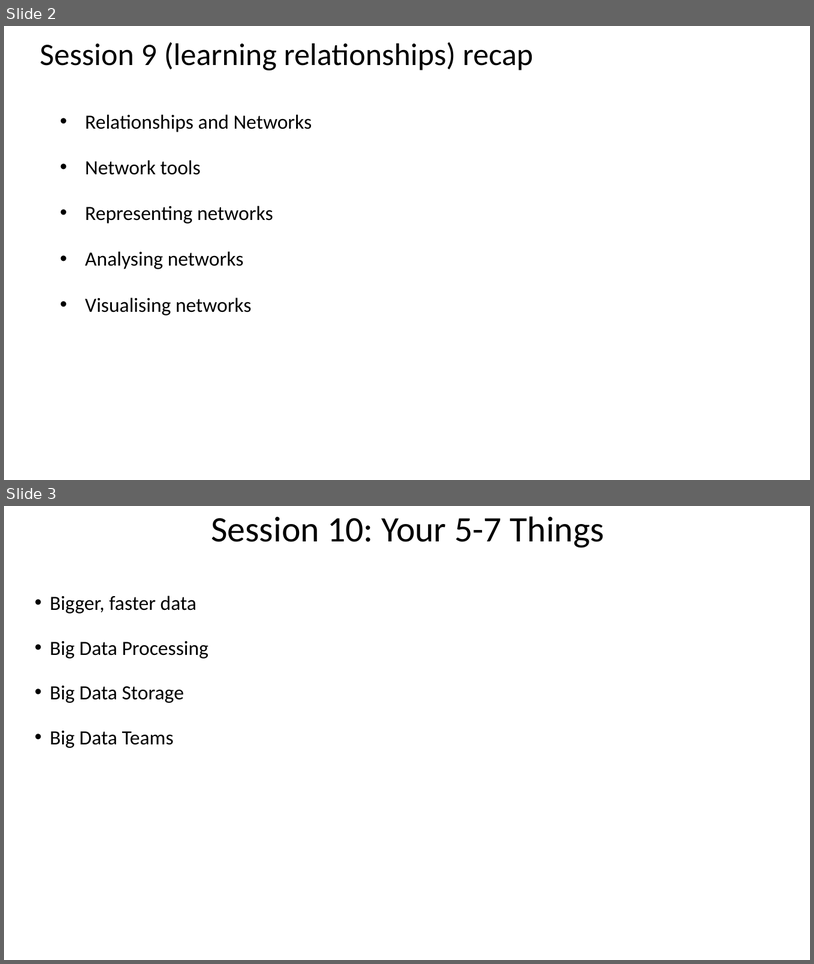
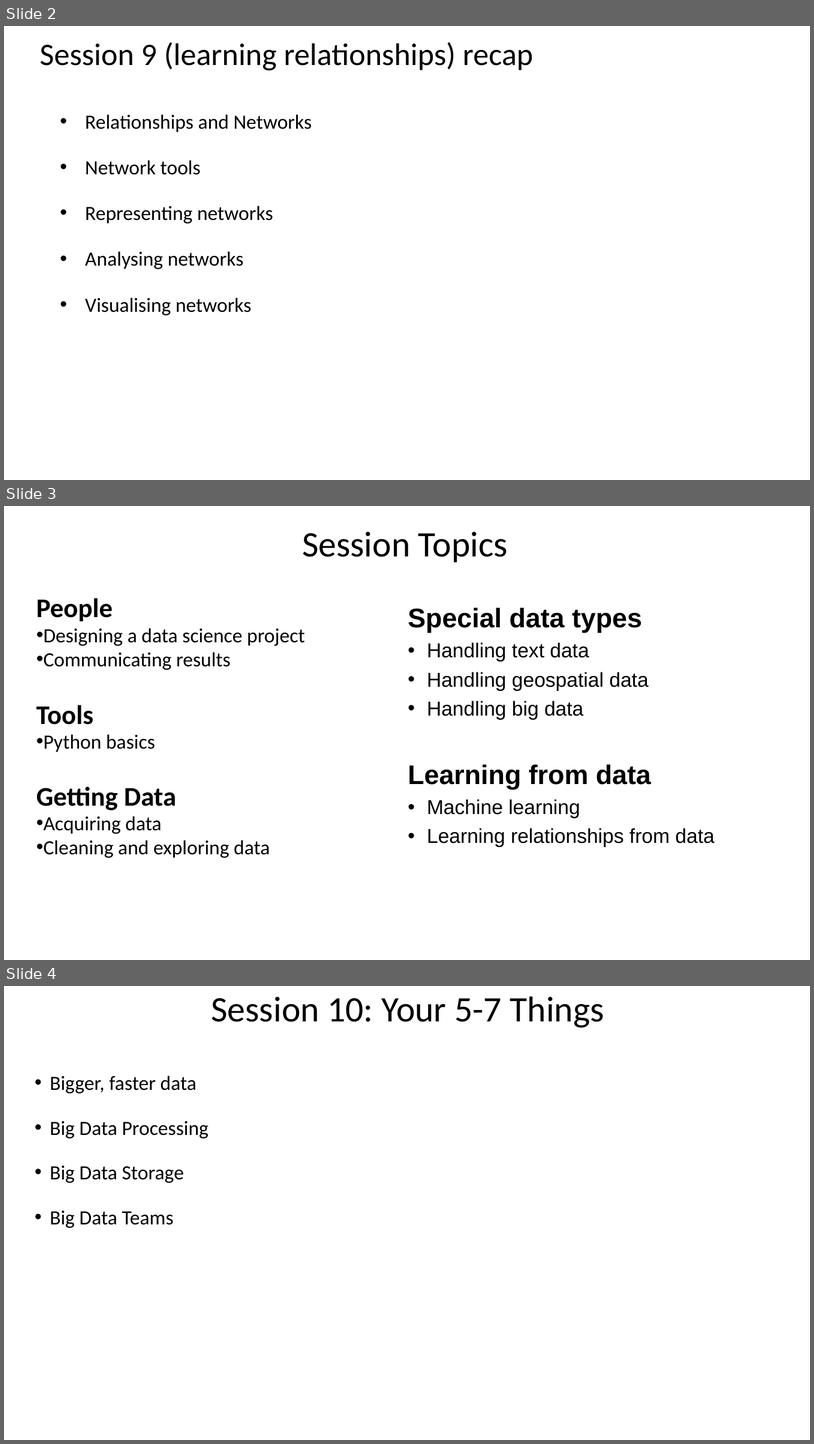
Before and after one commit to bodacea/datascienceforbeginners, a slide deck: Session 10 handling bigger data.pptx. Shown one above the other, each under a label of ours: slides 2 and 3 before the commit, slides 2, 3 and 4 after it. The pictures are 814x964 and 814x1444 pixels, drawn with LibreOffice and Linux fonts; fonts in the diff are those of the drawing. Boxes give left, top, right and bottom in pixels: in the first picture for what was removed or moved away, otherwise in the second. Text is boxed around its words. In the diff, an @@ line names an element or a change of style, - is before the commit and + after.

```diff
--- a/Session 10 handling bigger data.pptx
+++ b/Session 10 handling bigger data.pptx
@@ slide 3 added at (x1=4, y1=506, x2=810, y2=960), background #FFFFFF @@
@@ title added at (x1=302, y1=532, x2=508, y2=562), 32 pt, text #000000 @@
+Session Topics
@@ text added at (x1=36, y1=598, x2=305, y2=858), 18 pt, text #000000 @@
+People
+• Designing a data science project
+• Communicating results
+Tools
+• Python basics
+Getting Data
+• Acquiring data
+• Cleaning and exploring data
@@ text added at (x1=408, y1=607, x2=714, y2=846), 18 pt, text #000000 @@
+Special data types
+• Handling text data
+• Handling geospatial data
+• Handling big data
+Learning from data
+• Machine learning
+• Learning relationships from data
@@ what was slide 3 is now slide 4 @@
```
Also in this commit, not shown: 3 slides changed, 1 other slide added, 1 slide removed.
